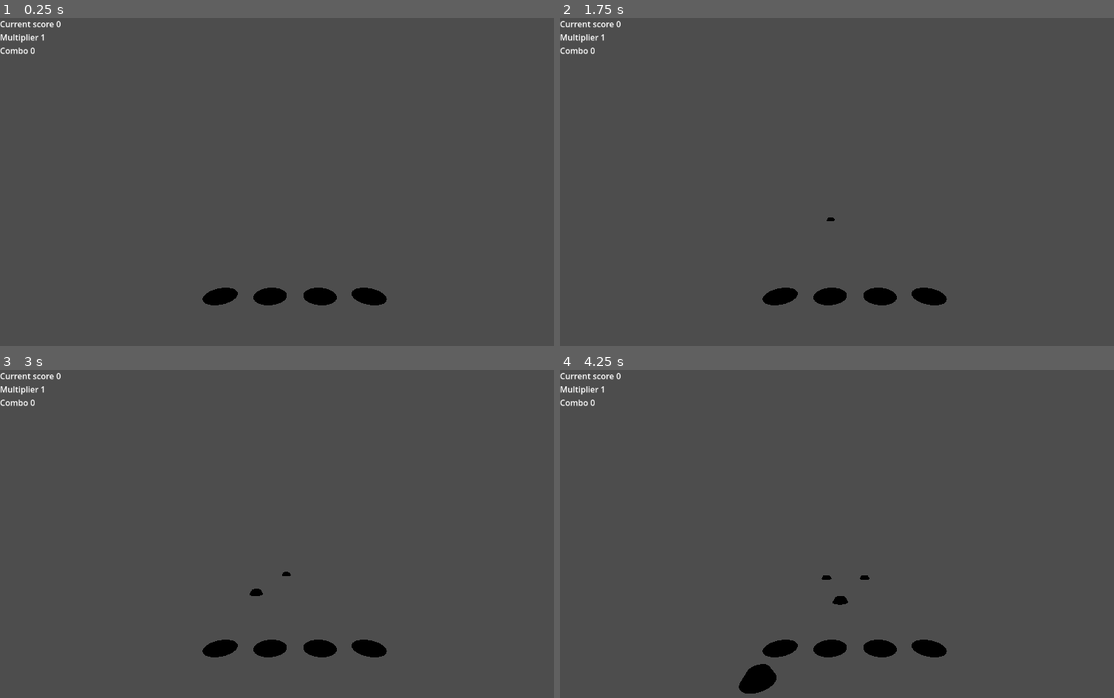
Above: before the commit, frames 1-4 (two rows, left to right).
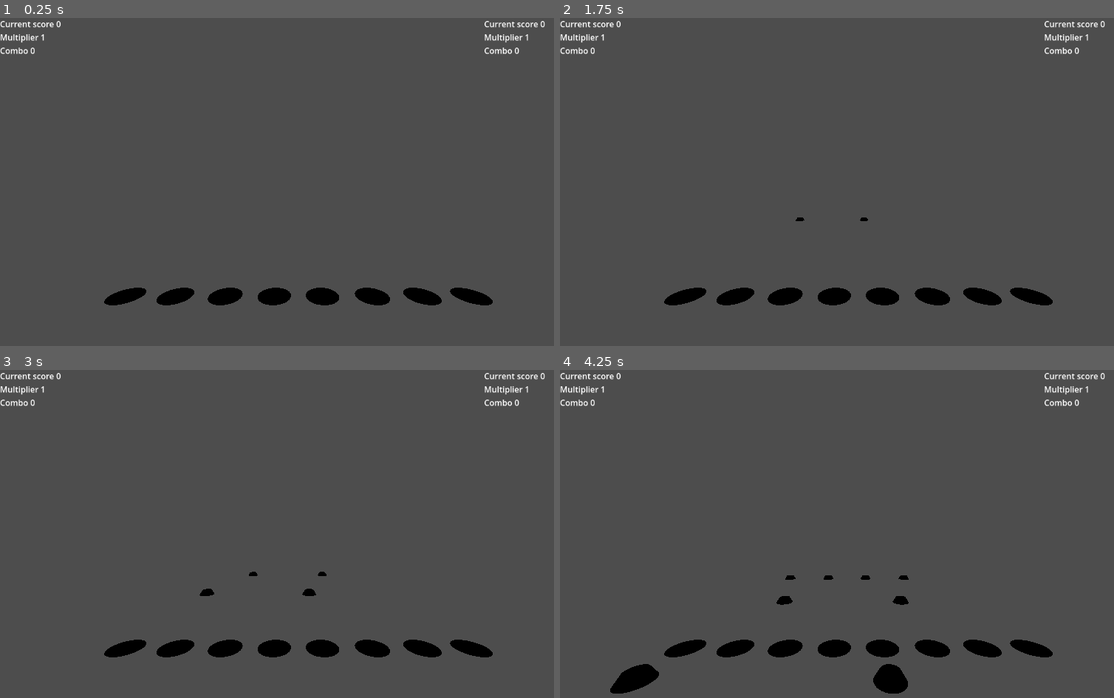
Above: after the commit, the same moments.

Repository: sendoestudio/guitarrada
Game: Godot game, scene res://example_scene.tscn
Two runs of this game, one before a commit and one after it. Both use one fixed random seed, a clock stepped at 60 frames per second and the inputs below. The project has no main scene, so this scene is started directly.
Inputs:
- Up to frame 1 (0.25 s): no input
- Up to frame 2 (1.75 s): tap Enter at 0.5 s; tap Space at 1.25 s
- Up to frame 3 (3 s): no input
- Up to frame 4 (4.25 s): no input

The runs differ from the first frame. In frame 1, 1.6% of the frame differs, in the area x 18-99%, y 0-88%; in frame 2, 1.6%; in frame 3, 1.8%; in frame 4, 3.2%, in the area x 9-99%, y 0-99%.

Commit message:
multiplayer support

Diff:
--- a/defaults/track.tscn
+++ b/defaults/track.tscn
@@ -9,10 +9,12 @@
 emission_enabled = true
 emission = Color(1, 1, 1, 1)
 
-[node name="Track" type="Node3D"]
+[node name="Track" type="Node3D" node_paths=PackedStringArray("inner_display", "notes_parent")]
 script = ExtResource("1_1k6w8")
 main_color = Color(1, 0, 0, 1)
 turn_off_smoother = 0.1
+inner_display = NodePath("CenterMeshInstance")
+notes_parent = NodePath("MomentsParent")
 
 [node name="CenterMeshInstance" type="MeshInstance3D" parent="."]
 mesh = SubResource("CylinderMesh_oxda6")
--- a/example_scene.tscn
+++ b/example_scene.tscn
@@ -1,35 +1,15 @@
 [gd_scene load_steps=5 format=3 uid="uid://353rpu1a8m70"]
 
 [ext_resource type="Script" uid="uid://df7ggqqjob28b" path="res://scripts/level.gd" id="1_5xswu"]
-[ext_resource type="JSON" path="res://default_format.json" id="2_vqley"]
 [ext_resource type="PackedScene" uid="uid://cxio0bbr3prnf" path="res://defaults/track.tscn" id="3_5xswu"]
 [ext_resource type="Script" uid="uid://bk8r8mshvyrve" path="res://scripts/ui_score_testing.gd" id="4_vqley"]
+[ext_resource type="Script" uid="uid://btgj1r6ly5g2j" path="res://scripts/player.gd" id="5_71y1r"]
 
-[node name="Level" type="Node3D" node_paths=PackedStringArray("tracks", "audio_player")]
+[node name="Level" type="Node3D" node_paths=PackedStringArray("audio_player")]
 script = ExtResource("1_5xswu")
-tracks = [NodePath("Track"), NodePath("Track2"), NodePath("Track3"), NodePath("Track4")]
-default_map = ExtResource("2_vqley")
 tracks_velocity = 6.0
 visibility_time_before_hit = 3.0
 audio_player = NodePath("AudioStreamPlayer")
-
-[node name="Track" parent="." instance=ExtResource("3_5xswu")]
-transform = Transform3D(1, 0, 0, 0, 1, 0, 0, 0, 1, -2.25, 0, 0)
-
-[node name="Track2" parent="." instance=ExtResource("3_5xswu")]
-transform = Transform3D(1, 0, 0, 0, 1, 0, 0, 0, 1, -0.75, 0, 0)
-track_index = 1
-main_color = Color(0, 1, 0, 1)
-
-[node name="Track3" parent="." instance=ExtResource("3_5xswu")]
-transform = Transform3D(1, 0, 0, 0, 1, 0, 0, 0, 1, 0.75, 0, 0)
-track_index = 2
-main_color = Color(1, 0, 1, 1)
-
-[node name="Track4" parent="." instance=ExtResource("3_5xswu")]
-transform = Transform3D(1, 0, 0, 0, 1, 0, 0, 0, 1, 2.225, 0, 0)
-track_index = 3
-main_color = Color(0.13333334, 1, 1, 1)
 
 [node name="Camera3D" type="Camera3D" parent="."]
 transform = Transform3D(1, 0, 0, 0, 1, 0, 0, 0, 1, 0, 3.3834367, 6.529675)
@@ -42,7 +22,7 @@
 grow_horizontal = 2
 grow_vertical = 2
 
-[node name="TempScoreLabel" type="Label" parent="Control" node_paths=PackedStringArray("level")]
+[node name="TempScoreLabel" type="Label" parent="Control" node_paths=PackedStringArray("player")]
 layout_mode = 0
 offset_right = 40.0
 offset_bottom = 23.0
@@ -50,6 +30,78 @@
 Multiplier: 0123
 Combo: 0123"
 script = ExtResource("4_vqley")
-level = NodePath("../..")
+player = NodePath("../../Player1Scoring")
+
+[node name="TempScoreLabel2" type="Label" parent="Control" node_paths=PackedStringArray("player")]
+layout_mode = 1
+anchors_preset = 1
+anchor_left = 1.0
+anchor_right = 1.0
+offset_left = -207.0
+offset_bottom = 75.0
+grow_horizontal = 0
+text = "Current Score: 0123456789
+Multiplier: 0123
+Combo: 0123"
+script = ExtResource("4_vqley")
+player = NodePath("../../Player2Scoring")
 
 [node name="AudioStreamPlayer" type="AudioStreamPlayer" parent="."]
+
+[node name="Player1Scoring" type="Node" parent="." node_paths=PackedStringArray("level_manager", "tracks")]
+script = ExtResource("5_71y1r")
+level_manager = NodePath("..")
+player_index = 0
+tracks = [NodePath("../Player1Tracks/Track"), NodePath("../Player1Tracks/Track2"), NodePath("../Player1Tracks/Track3"), NodePath("../Player1Tracks/Track4")]
+tracks_velocity = 6.0
+visibility_time_before_hit = 3.0
+
+[node name="Player1Tracks" type="Node3D" parent="."]
+transform = Transform3D(1, 0, 0, 0, 1, 0, 0, 0, 1, -2.8482625, 0, 0)
+
+[node name="Track" parent="Player1Tracks" instance=ExtResource("3_5xswu")]
+transform = Transform3D(1, 0, 0, 0, 1, 0, 0, 0, 1, -2.25, 0, 0)
+
+[node name="Track2" parent="Player1Tracks" instance=ExtResource("3_5xswu")]
+transform = Transform3D(1, 0, 0, 0, 1, 0, 0, 0, 1, -0.75, 0, 0)
+track_index = 1
+main_color = Color(0, 1, 0, 1)
+
+[node name="Track3" parent="Player1Tracks" instance=ExtResource("3_5xswu")]
+transform = Transform3D(1, 0, 0, 0, 1, 0, 0, 0, 1, 0.75, 0, 0)
+track_index = 2
+main_color = Color(1, 0, 1, 1)
+
+[node name="Track4" parent="Player1Tracks" instance=ExtResource("3_5xswu")]
+transform = Transform3D(1, 0, 0, 0, 1, 0, 0, 0, 1, 2.225, 0, 0)
+track_index = 3
+main_color = Color(0.13333334, 1, 1, 1)
+
+[node name="Player2Scoring" type="Node" parent="." node_paths=PackedStringArray("level_manager", "tracks")]
+script = ExtResource("5_71y1r")
+level_manager = NodePath("..")
+player_index = 1
+tracks = [NodePath("../Player2Tracks/Track"), NodePath("../Player2Tracks/Track2"), NodePath("../Player2Tracks/Track3"), NodePath("../Player2Tracks/Track4")]
+tracks_velocity = 6.0
+visibility_time_before_hit = 3.0
+
+[node name="Player2Tracks" type="Node3D" parent="."]
+transform = Transform3D(1, 0, 0, 0, 1, 0, 0, 0, 1, 3.0733736, 0, 0)
+
+[node name="Track" parent="Player2Tracks" instance=ExtResource("3_5xswu")]
+transform = Transform3D(1, 0, 0, 0, 1, 0, 0, 0, 1, -2.25, 0, 0)
+
+[node name="Track2" parent="Player2Tracks" instance=ExtResource("3_5xswu")]
+transform = Transform3D(1, 0, 0, 0, 1, 0, 0, 0, 1, -0.75, 0, 0)
+track_index = 1
+main_color = Color(0, 1, 0, 1)
+
+[node name="Track3" parent="Player2Tracks" instance=ExtResource("3_5xswu")]
+transform = Transform3D(1, 0, 0, 0, 1, 0, 0, 0, 1, 0.75, 0, 0)
+track_index = 2
+main_color = Color(1, 0, 1, 1)
+
+[node name="Track4" parent="Player2Tracks" instance=ExtResource("3_5xswu")]
+transform = Transform3D(1, 0, 0, 0, 1, 0, 0, 0, 1, 2.225, 0, 0)
+track_index = 3
+main_color = Color(0.13333334, 1, 1, 1)
--- a/project.godot
+++ b/project.godot
@@ -11,6 +11,7 @@
 [application]
 
 config/name="Guitarrada"
+config/tags=PackedStringArray("opensource", "sendo")
 config/features=PackedStringArray("4.5", "GL Compatibility")
 config/icon="res://icon.svg"
 
@@ -20,24 +21,44 @@
 
 [input]
 
-button_0={
+p0_button_0={
 "deadzone": 0.2,
 "events": [Object(InputEventKey,"resource_local_to_scene":false,"resource_name":"","device":-1,"window_id":0,"alt_press …(191 unchanged characters)…
 ]
 }
-button_1={
+p0_button_1={
 "deadzone": 0.2,
 "events": [Object(InputEventKey,"resource_local_to_scene":false,"resource_name":"","device":-1,"window_id":0,"alt_press …(192 unchanged characters)…
 ]
 }
-button_2={
+p0_button_2={
 "deadzone": 0.2,
 "events": [Object(InputEventKey,"resource_local_to_scene":false,"resource_name":"","device":-1,"window_id":0,"alt_press …(192 unchanged characters)…
 ]
 }
-button_3={
+p0_button_3={
 "deadzone": 0.2,
 "events": [Object(InputEventKey,"resource_local_to_scene":false,"resource_name":"","device":-1,"window_id":0,"alt_press …(192 unchanged characters)…
+]
+}
+p1_button_0={
+"deadzone": 0.2,
+"events": [Object(InputEventKey,"resource_local_to_scene":false,"resource_name":"","device":-1,"window_id":0,"alt_pressed":false,"shift_pressed":false,"ctrl_pressed":false,"meta_pressed":false,"pressed":false,"keycode":0,"physical_keycode":4194319,"key_label":0,"unicode":0,"location":0,"echo":false,"script":null)
+]
+}
+p1_button_1={
+"deadzone": 0.2,
+"events": [Object(InputEventKey,"resource_local_to_scene":false,"resource_name":"","device":-1,"window_id":0,"alt_pressed":false,"shift_pressed":false,"ctrl_pressed":false,"meta_pressed":false,"pressed":false,"keycode":0,"physical_keycode":4194322,"key_label":0,"unicode":0,"location":0,"echo":false,"script":null)
+]
+}
+p1_button_2={
+"deadzone": 0.2,
+"events": [Object(InputEventKey,"resource_local_to_scene":false,"resource_name":"","device":-1,"window_id":0,"alt_pressed":false,"shift_pressed":false,"ctrl_pressed":false,"meta_pressed":false,"pressed":false,"keycode":0,"physical_keycode":4194321,"key_label":0,"unicode":0,"location":0,"echo":false,"script":null)
+]
+}
+p1_button_3={
+"deadzone": 0.2,
+"events": [Object(InputEventKey,"resource_local_to_scene":false,"resource_name":"","device":-1,"window_id":0,"alt_pressed":false,"shift_pressed":false,"ctrl_pressed":false,"meta_pressed":false,"pressed":false,"keycode":0,"physical_keycode":4194438,"key_label":0,"unicode":48,"location":0,"echo":false,"script":null)
 ]
 }
 
--- a/scripts/level.gd
+++ b/scripts/level.gd
@@ -1,20 +1,13 @@
 extends Node3D
+class_name Level
 
 @export var countdown_timer : float = 3
 
 @export var tracks : Array[Node3D]
 
-@export var default_map : JSON
-
 @export var tracks_velocity : float = 1
 @export var visibility_time_before_hit : float = 4
 @export var visibility_time_after_hit : float = 1
-
-const before_error_margin : float = 0.05
-const after_error_margin : float = 0.05
-const min_points : int = 1
-const max_points : int = 10
-const continuous_point_per_second : int = 5
 
 #multiplier, amount of consecutive hits
 var multiplier_rules : Dictionary[int, int] = {
@@ -28,11 +21,6 @@
 var cumulative_points : float
 
 var current_time
-
-var current_score
-var current_combo
-var highest_combo
-var current_multiplier
 
 var current_map
 
@@ -48,36 +36,16 @@
 
 var has_audio_started : bool
 
+var end_of_level : float
+
 func _ready() -> void:
 
-	if default_map != null:
-		current_map = default_map.data
+	var map_file = FileAccess.open(Manager.current_map_path, FileAccess.READ)
+	var map_content = map_file.get_as_text()
+	current_map = JSON.parse_string(map_content)
 
-	#verify tracks to see if indexes are valid
-	for i in tracks.size():
-		var track : Node3D = tracks[i]
-		if track == null:
-			return
-
-		track.set_track_props(tracks_velocity, visibility_time_before_hit, visibility_time_after_hit)
-		var current_track_index : int = track.track_index
-		var file_index : int = 0
-		for track_info in current_map.chart:
-			if track_info.track_index == current_track_index:
-				if local_index_to_track_index.has(current_track_index):
-					print("alert: more than one track with the same index, please check it out")
-					break
-
-				#file_index_to_track_index.set(file_index, current_track_index)
-				track.set_track_notes(track_info.times)
-				track_indexes.set(current_track_index, 0)
-				local_index_to_track_index.set(i, current_track_index)
-				local_index_to_file_index.set(i, file_index)
-				break
-			file_index += 1
-
-	if local_index_to_track_index.size() != tracks.size():
-		print("alert: the amount of tracks loaded diverge from the amount of existing tracks, please verify")
+	if "length" in current_map:
+		end_of_level = current_map.length
 
 	if "audio" in current_map:
 		var audio_file = load(current_map.audio)
@@ -86,20 +54,21 @@
 
 	has_audio_started = false
 
-	current_score = 0
-	current_combo = 0
-	highest_combo = 0
-	current_multiplier = 1
+	#current_score = 0
+	#current_combo = 0
+	#highest_combo = 0
+	#current_multiplier = 1
 
 	current_time = -countdown_timer
 	Manager.is_playing = true
 
-	multiplier_rules.sort()
-	for mult in multiplier_rules:
-		print("m: " + str(mult) + " > " + str(multiplier_rules[mult]))
 
 func _process(delta: float) -> void:
-	current_time += delta
+	if audio_player.playing:
+		current_time = audio_player.get_playback_position()
+	else:
+		current_time += delta
+
 	Manager.current_time = current_time
 
 	if current_time >= 0 && !has_audio_started:
@@ -107,83 +76,9 @@
 		if audio_player != null:
 			audio_player.play(current_time)
 
-	for i in local_index_to_track_index:
-		verify_track(local_index_to_file_index[i], local_index_to_track_index[i], delta)
+	if current_time >= end_of_level:
+		finish_level()
 
-func verify_track(index, track_index, time_delta):
-
-
-	if current_map.chart.size() <= index || current_map.chart[index] == null:
-		return
-
-	var button_name = "button_" + str(int(track_index))
-
-	if track_hold_timers.has(track_index) && track_hold_timers.get(track_index) > 0:
-		var timer = track_hold_timers.get(track_index)
-		timer -= time_delta
-		if Input.is_action_pressed(button_name):
-			cumulative_points += time_delta
-		else:
-			timer = 0
-
-		if timer <= 0:
-			current_score += roundi(cumulative_points * continuous_point_per_second)
-			track_hold_timers.erase(track_index)
-
-	var time_pointer = track_indexes.get(index)
-	if time_pointer == -1 || current_map.chart[index].times.size() <= time_pointer:
-		return
-
-	var note_time = current_map.chart[index].times[time_pointer].time
-
-	if Input.is_action_just_pressed(button_name) && current_time >= (note_time - before_error_margin) && current_time <= (note_time + after_error_margin):
-		print("hit")
-		var negative_delta : float
-		if note_time <= current_time:
-			negative_delta = (current_time - note_time) / before_error_margin
-		else:
-			negative_delta = (note_time - current_time) / before_error_margin
-		var delta = 1 - negative_delta
-
-		#the function you decide here should interfere slightly in the score's difficulty
-		var points = roundi(delta * max_points)
-		if points < min_points:
-			points = min_points
-		current_score += points
-
-		current_combo += 1
-
-		if current_combo > highest_combo:
-			highest_combo = current_combo
-
-		track_indexes.set(index, time_pointer + 1)
-		if track_indexes.get(index) >=  current_map.chart[index].times.size():
-			track_indexes.set(index, -1)
-
-		var length = current_map.chart[index].times[time_pointer].duration
-		if length > 0:
-			track_hold_timers.set(track_index, length)
-
-	elif current_time > (note_time + after_error_margin):
-		print("miss")
-		current_combo = 0
-
-		track_indexes.set(index, time_pointer + 1)
-		if track_indexes.get(index) >=  current_map.chart[index].times.size():
-			track_indexes.set(index, -1)
-
-	elif Input.is_action_just_pressed(button_name):
-		#depends if you want to count an additional click as a mistake
-		#although I recommend using the timer to avoid players believing the score is too harsh
-
-		print("miss")
-		current_combo = 0
-
-
-
-
-func increment_score():
+func finish_level():
+	print("reached the end")
 	pass
-
-func break_combo():
-	pass
--- a/scripts/manager.gd
+++ b/scripts/manager.gd
@@ -1,6 +1,17 @@
 extends Node
 
-var current_map_path : String = ""
+var current_map_path : String = "res://default_format.json" #change to agregator
+
+#player id, selected map path
+var current_player_chart_path : Dictionary[int, String] = {
+	0 : "res://default_format.json",
+	1 : "res://default_format.json"
+}
+
+#player id, scoring
+var current_player_score : Dictionary[int, int] = {
+
+}
 
 var current_time : float = -1
 var is_playing : bool = false
--- /dev/null
+++ b/scripts/player.gd
@@ -0,0 +1,177 @@
+extends Node
+class_name Player
+
+@export var level_manager : Level
+
+@export var player_index : int = -1
+
+@export var tracks : Array[Track]
+
+@export var tracks_velocity : float = 1
+@export var visibility_time_before_hit : float = 4
+@export var visibility_time_after_hit : float = 1
+
+const before_error_margin : float = 0.05
+const after_error_margin : float = 0.05
+const min_points : int = 1
+const max_points : int = 10
+const continuous_point_per_second : int = 5
+
+#multiplier, amount of consecutive hits
+var multiplier_rules : Dictionary[int, int] = {
+	2 : 4,
+	3 : 8,
+	4 : 12
+}
+
+var cumulative_points : float
+
+var current_time
+
+var current_score
+var current_combo
+var highest_combo
+var current_multiplier
+
+var current_map
+
+var local_index_to_track_index : Dictionary[int, int]
+#var file_index_to_track_index : Dictionary[int, int]
+var local_index_to_file_index : Dictionary[int, int]
+#track index, time pointer
+var track_indexes : Dictionary[int, int]
+
+var track_upcoming_times : Dictionary[int, int]
+#track index, time left to hold
+var track_hold_timers : Dictionary[int, float]
+
+
+func _ready() -> void:
+	if Manager.current_player_chart_path == null || Manager.current_player_chart_path.size() == 0:
+		return
+
+	if !Manager.current_player_chart_path.has(player_index) || player_index == -1:
+		return
+
+	var map_path = Manager.current_player_chart_path[player_index]
+	var map_file = FileAccess.open(map_path, FileAccess.READ)
+	var map_content = map_file.get_as_text()
+	current_map = JSON.parse_string(map_content)
+
+	#verify tracks to see if indexes are valid
+	for i in tracks.size():
+		var track : Track = tracks[i]
+		if track == null:
+			return
+
+		track.set_track_props(tracks_velocity, visibility_time_before_hit, visibility_time_after_hit)
+		var current_track_index : int = track.track_index
+		var file_index : int = 0
+		for track_info in current_map.chart:
+			if track_info.track_index == current_track_index:
+				if local_index_to_track_index.has(current_track_index):
+					print("alert: more than one track with the same index, please check it out")
+					break
+
+				#file_index_to_track_index.set(file_index, current_track_index)
+				track.set_track_notes(track_info.times)
+				track.set_player_index(player_index)
+				track_indexes.set(current_track_index, 0)
+				local_index_to_track_index.set(i, current_track_index)
+				local_index_to_file_index.set(i, file_index)
+				break
+			file_index += 1
+
+	if local_index_to_track_index.size() != tracks.size():
+		print("alert: the amount of tracks loaded diverge from the amount of existing tracks, please verify")
+
+
+
+	multiplier_rules.sort()
+	for mult in multiplier_rules:
+		print("m: " + str(mult) + " > " + str(multiplier_rules[mult]))
+	current_score = 0
+	current_combo = 0
+	highest_combo = 0
+	current_multiplier = 1
+
+func _process(delta: float) -> void:
+	current_time = Manager.current_time
+	for i in local_index_to_track_index:
+		verify_track(local_index_to_file_index[i], local_index_to_track_index[i], delta)
+
+func verify_track(index, track_index, time_delta):
+	if current_map.chart.size() <= index || current_map.chart[index] == null:
+		return
+
+	var button_name = "p"+str(player_index)+"_button_" + str(int(track_index))
+
+	if track_hold_timers.has(track_index) && track_hold_timers.get(track_index) > 0:
+		var timer = track_hold_timers.get(track_index)
+		timer -= time_delta
+		if Input.is_action_pressed(button_name):
+			cumulative_points += time_delta
+		else:
+			timer = 0
+
+		if timer <= 0:
+			current_score += roundi(cumulative_points * continuous_point_per_second)
+			track_hold_timers.erase(track_index)
+
+	var time_pointer = track_indexes.get(index)
+	if time_pointer == -1 || current_map.chart[index].times.size() <= time_pointer:
+		return
+
+	var note_time = current_map.chart[index].times[time_pointer].time
+
+	if Input.is_action_just_pressed(button_name) && current_time >= (note_time - before_error_margin) && current_time <= (note_time + after_error_margin):
+		print("hit")
+		var negative_delta : float
+		if note_time <= current_time:
+			negative_delta = (current_time - note_time) / before_error_margin
+		else:
+			negative_delta = (note_time - current_time) / before_error_margin
+		var delta = 1 - negative_delta
+
+		#the function you decide here should interfere slightly in the score's difficulty
+		var points = roundi(delta * max_points)
+		if points < min_points:
+			points = min_points
+		current_score += points
+
+		current_combo += 1
+
+		if current_combo > highest_combo:
+			highest_combo = current_combo
+
+		track_indexes.set(index, time_pointer + 1)
+		if track_indexes.get(index) >=  current_map.chart[index].times.size():
+			track_indexes.set(index, -1)
+
+		var length = current_map.chart[index].times[time_pointer].duration
+		if length > 0:
+			track_hold_timers.set(track_index, length)
+
+	elif current_time > (note_time + after_error_margin):
+		print("miss")
+		current_combo = 0
+
+		track_indexes.set(index, time_pointer + 1)
+		if track_indexes.get(index) >=  current_map.chart[index].times.size():
+			track_indexes.set(index, -1)
+
+	elif Input.is_action_just_pressed(button_name):
+		#depends if you want to count an additional click as a mistake
+		#although I recommend using with a timer to avoid players believing the score is too harsh
+
+		print("miss")
+		current_combo = 0
+
+func get_current_score():
+	return current_score
+
+func get_current_multiplier():
+	return current_multiplier
+
+func get_current_combo():
+	return current_combo
--- a/scripts/track.gd
+++ b/scripts/track.gd
@@ -1,4 +1,5 @@
 extends Node
+class_name Track
 
 const default_note_path : String = "res://defaults/example_note.tscn"
 
@@ -15,15 +16,18 @@
 
 var turn_off_timer : float
 
-@onready var inner_display : MeshInstance3D = $CenterMeshInstance
+@export var inner_display : MeshInstance3D #= $CenterMeshInstance
 
 var current_material : StandardMaterial3D
 
-@onready var notes_parent : Node3D = $MomentsParent
+@export var notes_parent : Node3D #= $MomentsParent
 
 var track_times
 var visible_area_node_index : int = -1
 var invisible_area_node_index : int = -1
+
+var player_index
+var action_button_name
 
 func _ready() -> void:
 	var material : StandardMaterial3D = StandardMaterial3D.new()
@@ -55,12 +59,12 @@
 				if invisible_area_node_index >= track_times.size():
 					invisible_area_node_index = -1
 
-	var action_code = "button_" + str(track_index)
+	#var action_code = "p"+str(player_index)+"_button_" + str(track_index)
 	var is_on
 	if highlight_while_pressing:
-		is_on = Input.is_action_pressed(action_code)
+		is_on = Input.is_action_pressed(action_button_name)
 	else:
-		is_on = Input.is_action_just_pressed(action_code)
+		is_on = Input.is_action_just_pressed(action_button_name)
 
 
 	if is_on:
@@ -100,3 +104,7 @@
 		visible_area_node_index = 0 if visibility_start_time != -1 else -1
 		invisible_area_node_index = visible_area_node_index
 		#when implemented, add method to add continuous commands
+
+func set_player_index(index) -> void:
+	player_index = index
+	action_button_name = "p"+str(player_index)+"_button_" + str(track_index)
--- a/scripts/ui_score_testing.gd
+++ b/scripts/ui_score_testing.gd
@@ -1,12 +1,12 @@
 extends Node
 
-@export var level : Node3D
+@export var player : Player
 
 
 
 func _process(delta: float) -> void:
-	var final_text = "Current score " + str(level.current_score)
-	final_text += "\nMultiplier " + str(level.current_multiplier)
-	final_text += "\nCombo " + str(level.current_combo)
+	var final_text = "Current score " + str(player.get_current_score())
+	final_text += "\nMultiplier " + str(player.get_current_multiplier())
+	final_text += "\nCombo " + str(player.get_current_combo())
 
 	self.text = final_text
Not shown, added: scripts/player.gd.uid
